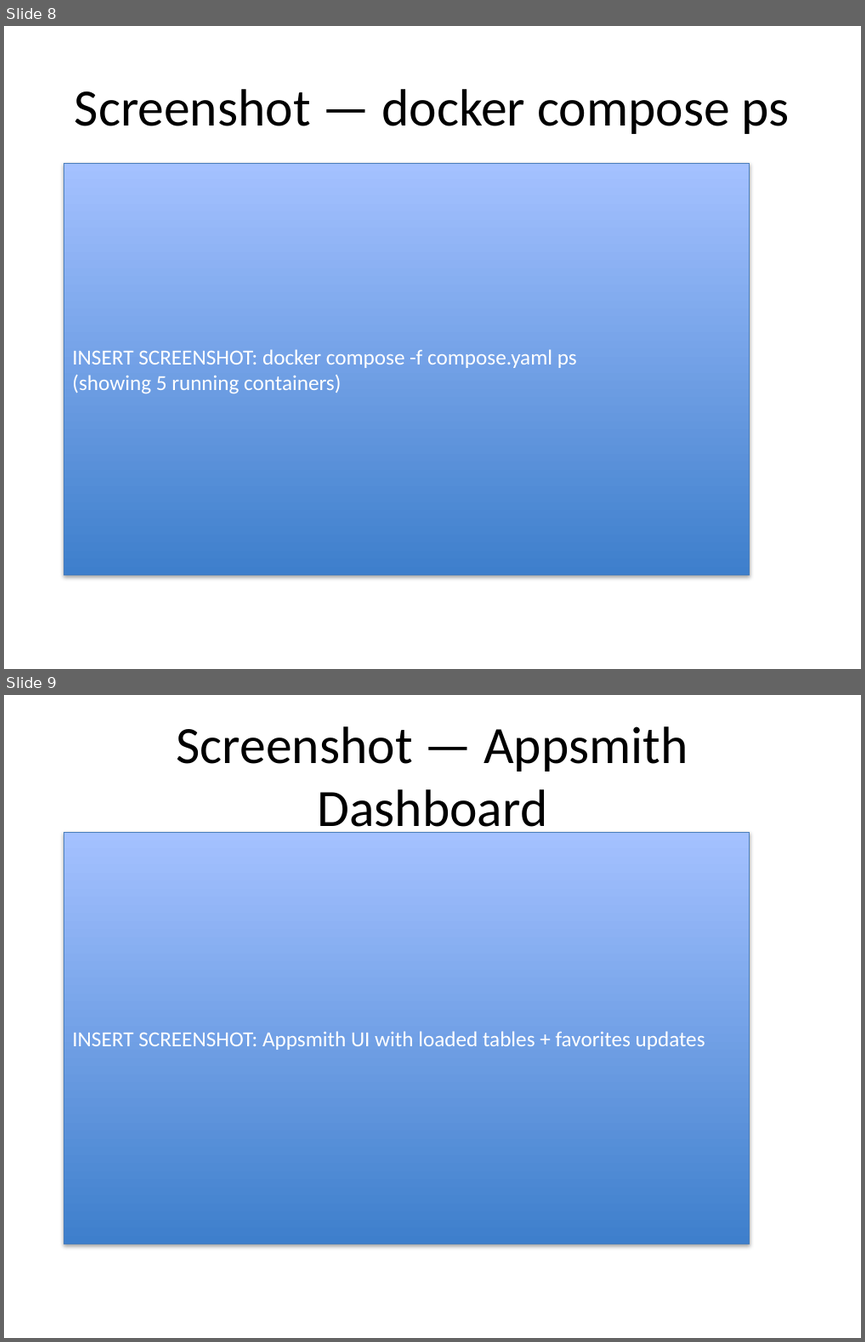
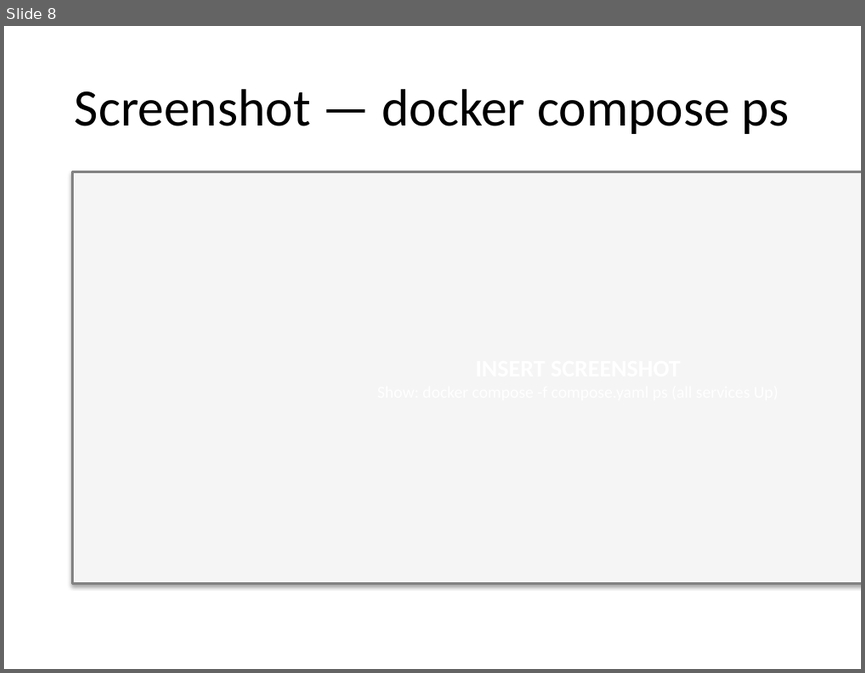
Before and after one commit to Alex-Veskoukis/WordGame-Exercise, a slide deck: presentation.pptx. Shown one above the other, each under a label of ours: slides 8 and 9 before the commit, slide 8 after it. The pictures are 865x1342 and 865x673 pixels, drawn with LibreOffice and Linux fonts; fonts in the diff are those of the drawing. Boxes give left, top, right and bottom in pixels: in the first picture for what was removed or moved away, otherwise in the second. Text is boxed around its words. In the diff, an @@ line names an element or a change of style, - is before the commit and + after.

```diff
--- a/presentation.pptx
+++ b/presentation.pptx
@@ slide 9 removed at (4, 695, 861, 1338), background #FFFFFF @@
@@ title removed at (177, 726, 687, 839) @@
-Screenshot — Appsmith Dashboard
@@ rectangle removed at (64, 832, 749, 1243) @@
-INSERT SCREENSHOT: Appsmith UI with loaded tables + favorites updates
@@ slide 8 changed as well @@
@@ rectangle: place and size @@
-rectangle at (64, 163, 749, 574)
+rectangle at (73, 171, 861, 583)
@@ rectangle at (73, 171, 861, 583): fill gradient #3F80CE to #A4C4FF to #F5F5F5; outline #4B7EBC 0.75 pt to #828282 2 pt @@
@@ text in rectangle at (72, 349, 577, 394): text removed @@
-INSERT SCREENSHOT: docker compose -f compose.yaml ps
-(showing 5 running containers)
```
Also in this commit, not shown: 6 other slides changed, 3 slides added, 2 other slides removed, 8 other files.
